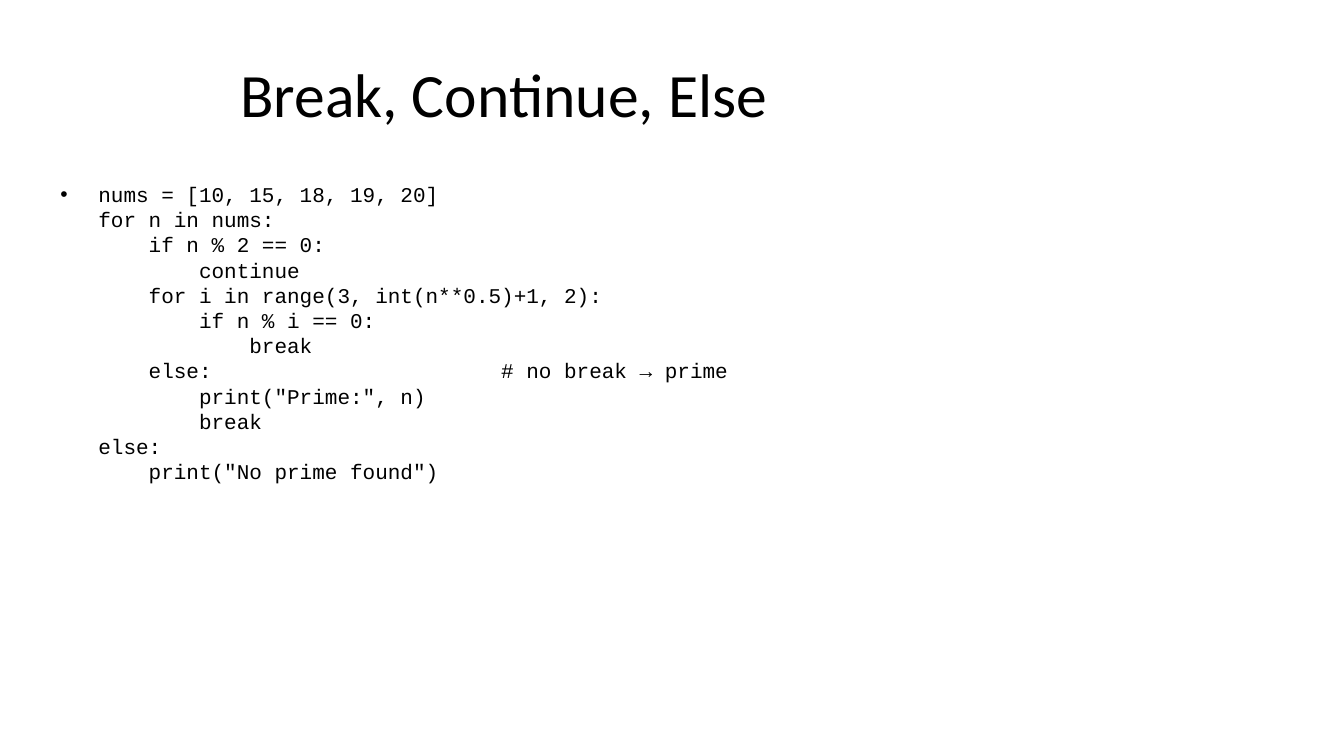
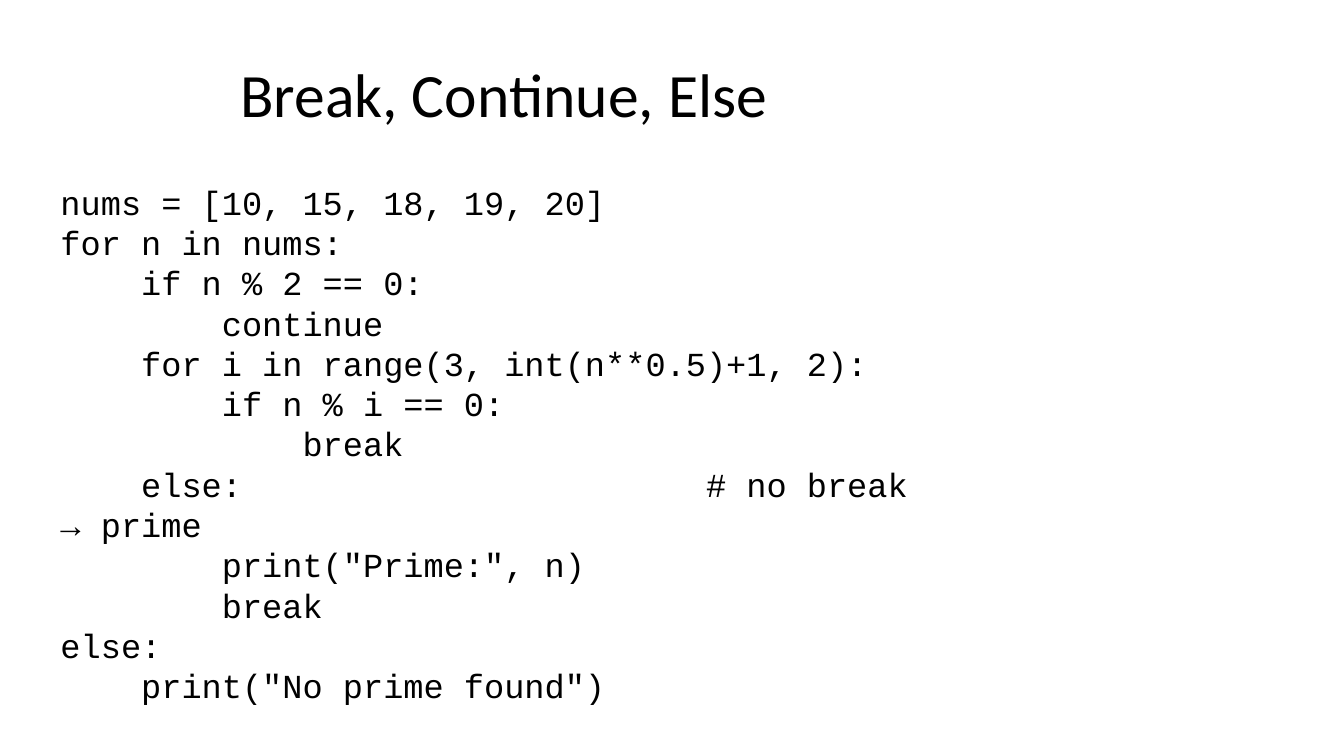
Before and after one commit to seanwhs/3-Day-Python-Crash-Course, a slide deck: slide 60 of Python_Crash_Course_2025.pptx. Drawn at 1344x756 pixels with LibreOffice and Linux fonts; fonts in the diff are those of the drawing. Boxes give left, top, right and bottom in pixels: in the first picture for what was removed or moved away, otherwise in the second. Text is boxed around its words. In the diff, an @@ line names an element or a change of style, - is before the commit and + after.

```diff
--- a/Python_Crash_Course_2025.pptx
+++ b/Python_Crash_Course_2025.pptx
@@ text "nums = [10, 15, 18, ..." at box(60, 190, 908, 659): size 15 to 24 pt; bullet • to none; more space between paragraphs @@
```
Also in this commit, not shown: 22 slides added, 1 slide removed.
